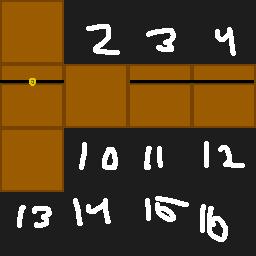
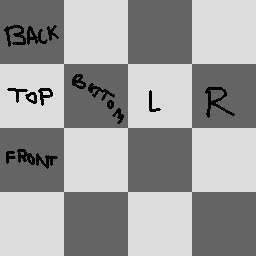
Before/after of a 256 x 256 layered artwork. What changed in the layer stack:
removed layer "Pasted Layer #1" over box(0, 0, 256, 256)
painted on "Background" over box(0, 0, 256, 256)
